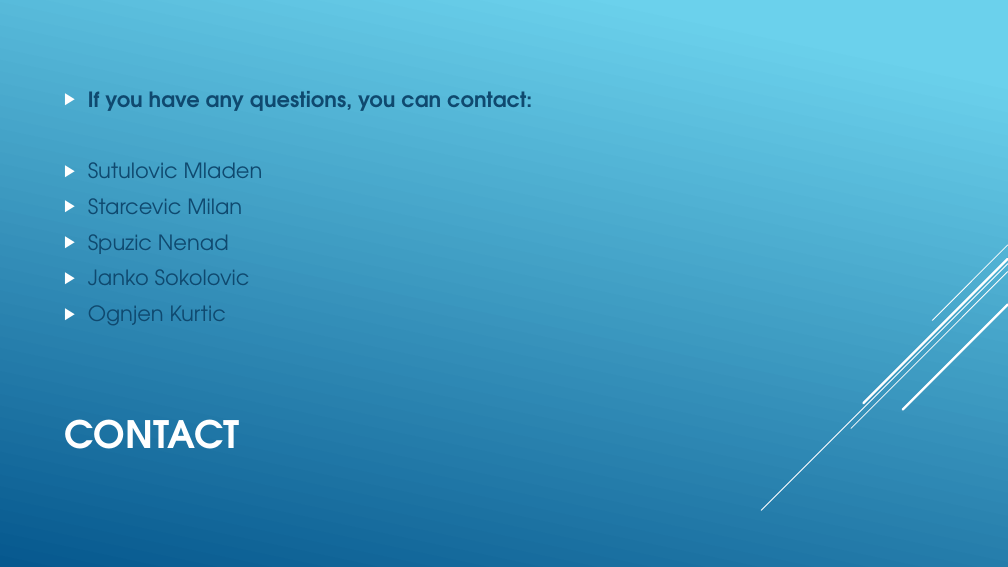
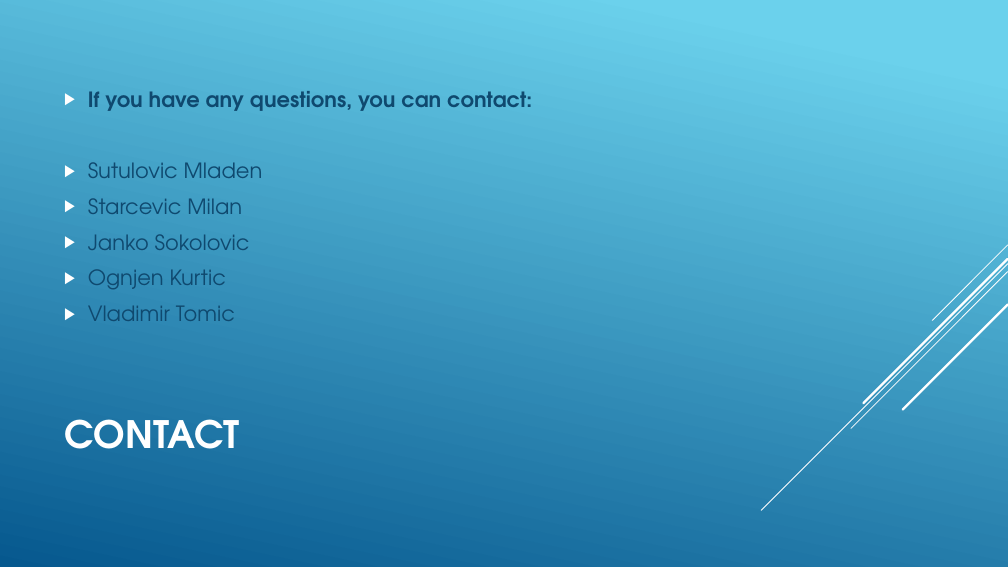
Before and after one commit to Zuehlke/security-onboarding, a slide deck: slide 15 of javascript_basics/00_Introduction/Introduction.pptx. Drawn at 1008x567 pixels with LibreOffice and Linux fonts; fonts in the diff are those of the drawing. Boxes give left, top, right and bottom in pixels: in the first picture for what was removed or moved away, otherwise in the second. Text is boxed around its words. In the diff, an @@ line names an element or a change of style, - is before the commit and + after.

Commit message:
Modified intro PPT

```diff
--- a/javascript_basics/00_Introduction/Introduction.pptx
+++ b/javascript_basics/00_Introduction/Introduction.pptx
@@ text at [88,234,229,254]: paragraph removed @@
-▶ Spuzic Nenad
@@ text at [88,306,235,321]: paragraph added @@
+▶ Vladimir Tomic
```
